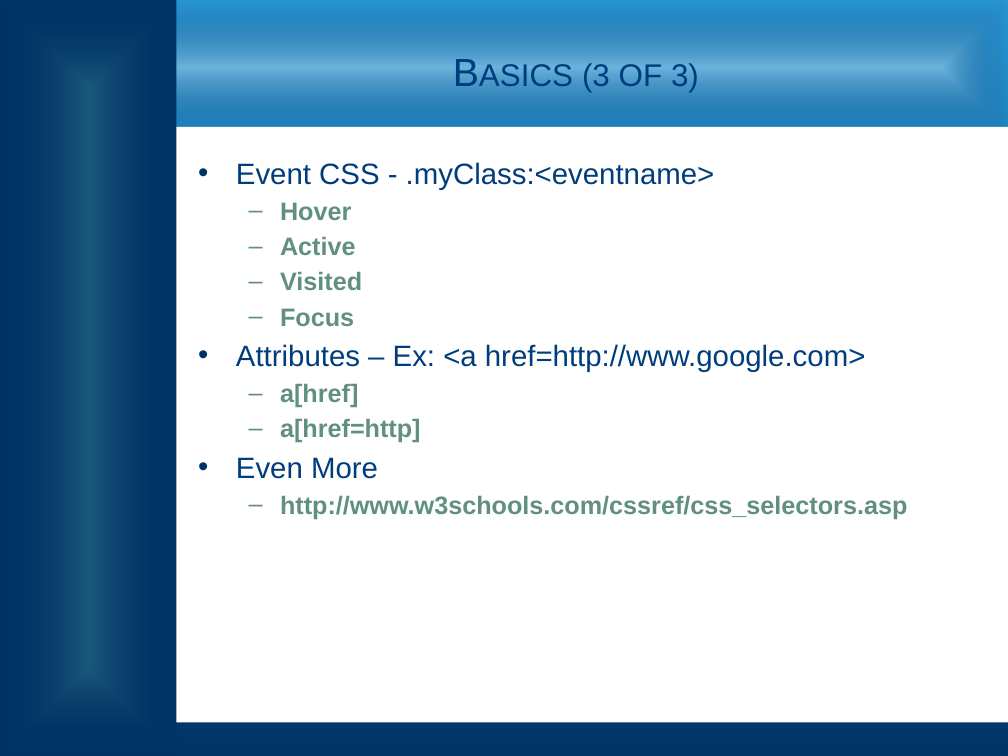
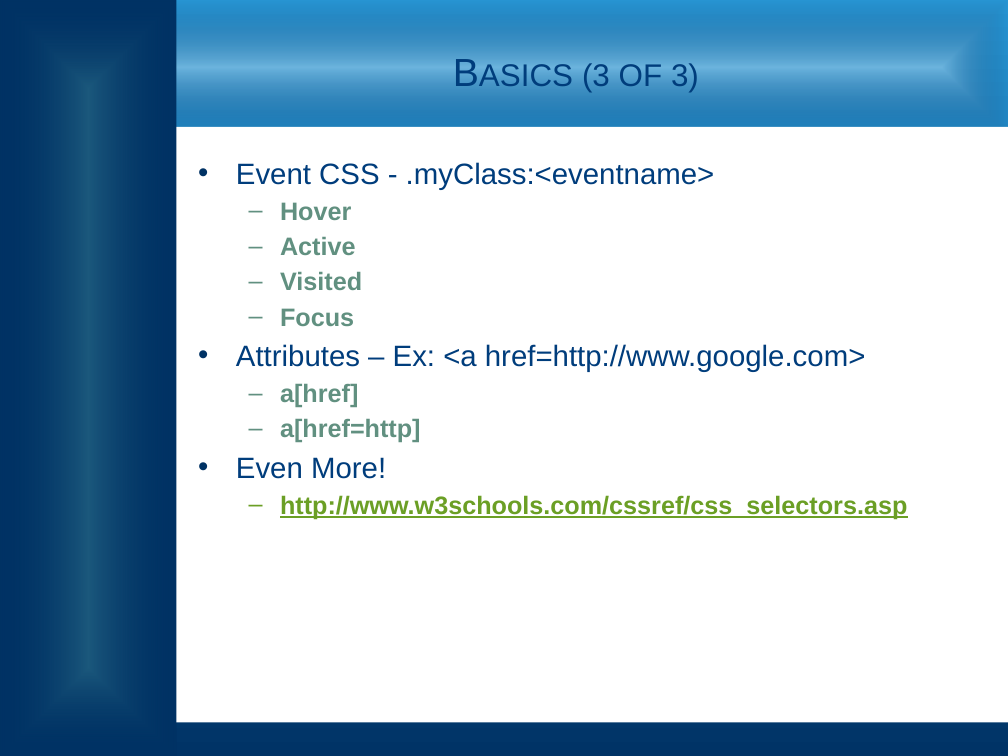
Before and after one commit to zithrandmir/sparkle, a slide deck: slide 12 of Extended Campuses/EC CSS HTML Presentation.pptx. Drawn at 1008x756 pixels with LibreOffice and Linux fonts; fonts in the diff are those of the drawing; background and template pictures are left out. Boxes give left, top, right and bottom in pixels: in the first picture for what was removed or moved away, otherwise in the second. Text is boxed around its words. In the diff, an @@ line names an element or a change of style, - is before the commit and + after.

```diff
--- a/Extended Campuses/EC CSS HTML Presentation.pptx
+++ b/Extended Campuses/EC CSS HTML Presentation.pptx
@@ text at [236, 457, 386, 479]: text changed @@
-• Even More
+• Even More!
@@ text at [280, 495, 907, 520]: text colour #619080 to #6B9F25, underline on in "http://www.w3schools.com/cssref/css_selectors.asp" @@
```
Also in this commit, not shown: 1 other slide changed.
